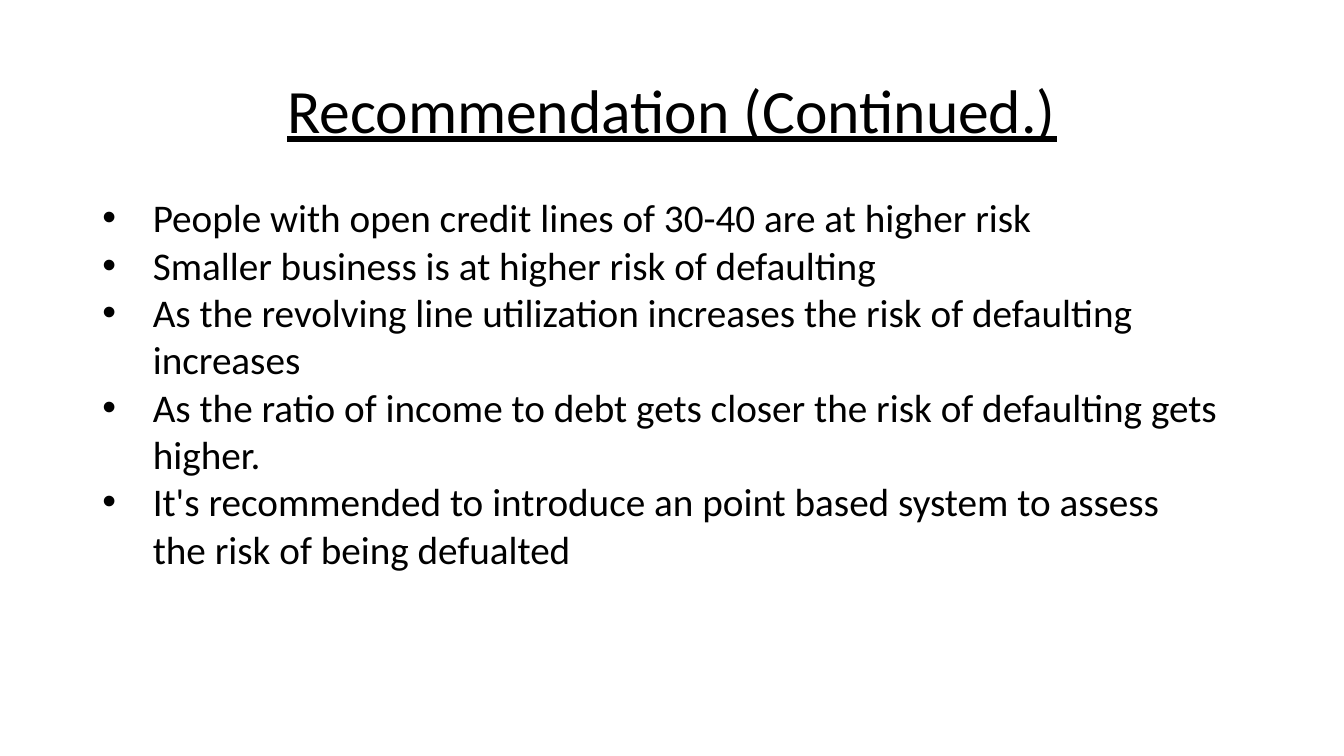
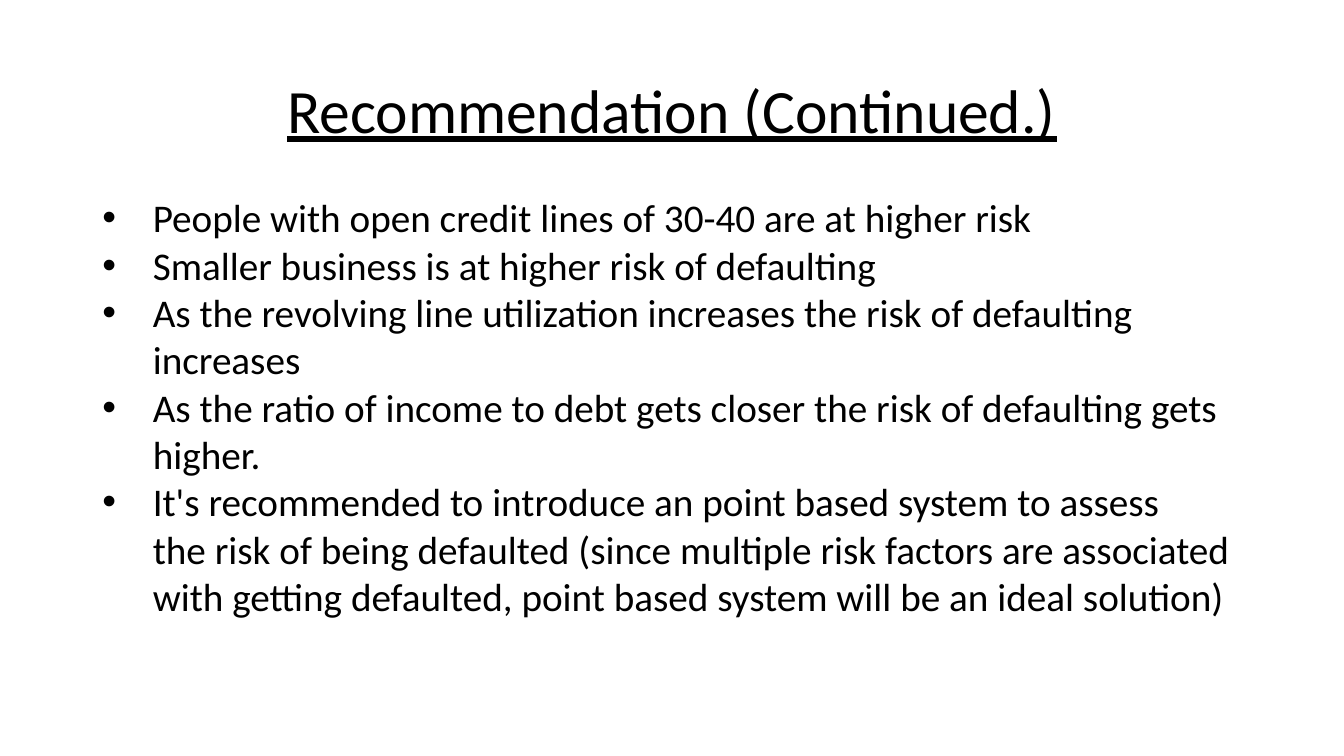
Before and after one commit to edwinttmm/LendingClubCaseStudy, a slide deck: slide 34 of Lending Club Case Study.pptx. Drawn at 1344x756 pixels with LibreOffice and Linux fonts; fonts in the diff are those of the drawing. Boxes give left, top, right and bottom in pixels: in the first picture for what was removed or moved away, otherwise in the second. Text is boxed around its words. In the diff, an @@ line names an element or a change of style, - is before the commit and + after.

Commit message:
Updated presentation content

```diff
--- a/Lending Club Case Study.pptx
+++ b/Lending Club Case Study.pptx
@@ text at <box>153,488,1229,618</box>: text changed @@
-• It's recommended to introduce an point based system to assess the risk of being defualted
+• It's recommended to introduce an point based system to assess the risk of being defaulted (since multiple risk factors are associated with getting defaulted, point based system will be an ideal solution)
```
Also in this commit, not shown: 1 other file.
